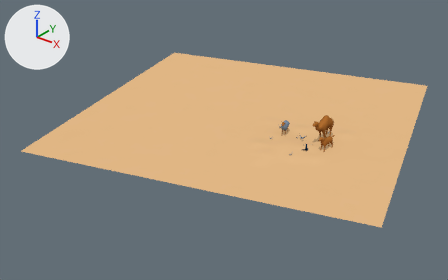
A saved change to the glTF model public/models/Home/3/scene.gltf.
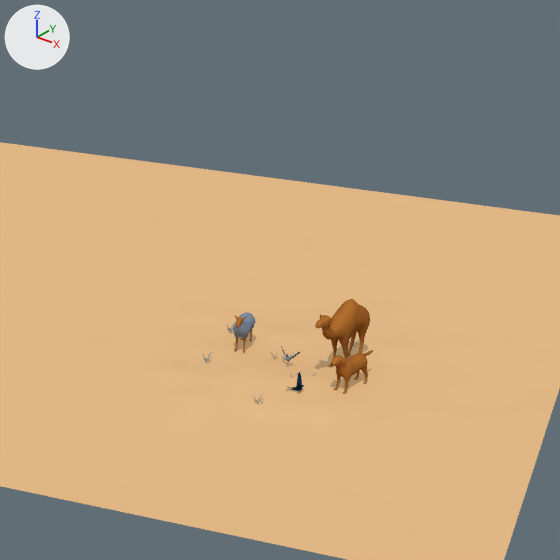
Old and new are each drawn whole from a 50 mm camera at (100304.0, -148601.0, 81216.0) aimed at (-12733.0, -7304.0, -6388.0) and again close up on the part from 43% to 91% of the width and 0% to 77% of the height. Lighting does not change. The marker at upper left points along +X, +Y and +Z. Where no turn or scale is listed for an object, it has been applied to the vertices.

Script lines for the objects in view, before the commit:
```python
ob_droma_droma_0 = bpy.data.objects.new('droma_droma_0', me_droma_droma_0)
ob_droma_droma_0.location = (18808.0, 0.0, 4089.0)
ob_hiron_hiron_0 = bpy.data.objects.new('hiron_hiron_0', me_hiron_hiron_0)
ob_hiron_hiron_0.location = (18485.0, -8167.0, 223.0)
ob_labrador_labrador_0 = bpy.data.objects.new('labrador_labrador_0', me_labrador_labrador_0)
ob_labrador_labrador_0.location = (22158.0, -3812.0, 1746.0)
ob_mouton_mouton_0 = bpy.data.objects.new('mouton_mouton_0', me_mouton_mouton_0)
ob_mouton_mouton_0.location = (7242.0, -2720.0, 2074.0)
ob_pigeon_pigeon_0 = bpy.data.objects.new('pigeon_pigeon_0', me_pigeon_pigeon_0)
ob_pigeon_pigeon_0.location = (14194.0, -3587.0, 1093.0)
ob_plane_plane_0 = bpy.data.objects.new('Plane_Plane_0', me_plane_plane_0)
ob_plane_plane_0.location = (-10627.0, 2545.0, -265.0)
```
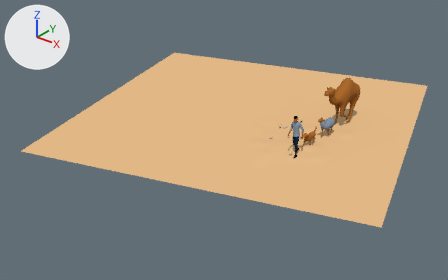
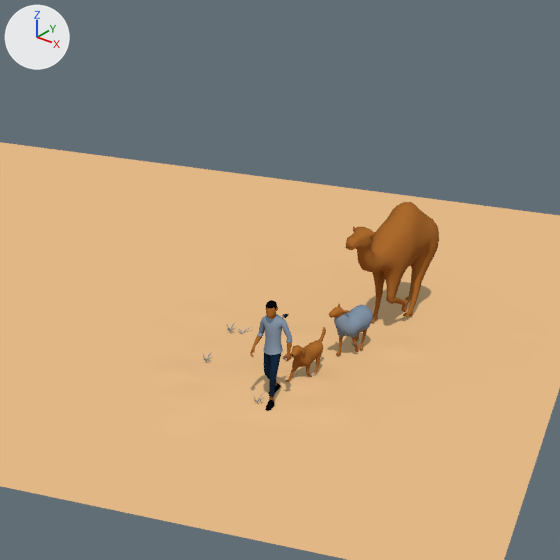
The change, as a diff of the scene's bpy script:
```diff
--- a/public/models/Home/3/scene.gltf.py
+++ b/public/models/Home/3/scene.gltf.py
@@ mat_plane_1 @@
+mat_plane_1 = bpy.data.materials.new('Plane.1')
+# uses the picture img_plane_1_basecolor_jpeg
@@ mat_cheveux_1 @@
+mat_cheveux_1 = bpy.data.materials.new('cheveux.1')
+# uses the picture img_cheveux_1_basecolor_jpeg
@@ mat_mouton_1 @@
+mat_mouton_1 = bpy.data.materials.new('mouton.1')
+# uses the picture img_mouton_1_basecolor_jpeg
@@ mat_dromadaire_1 @@
+mat_dromadaire_1 = bpy.data.materials.new('dromadaire.1')
+# uses the picture img_dromadaire_1_basecolor_jpeg
@@ mat_labrador_1 @@
+mat_labrador_1 = bpy.data.materials.new('labrador.1')
+# uses the picture img_labrador_1_basecolor_jpeg
@@ me_plane_plane_0 @@
 me_plane_plane_0.from_pydata(...)  # 2601 vertices, 5000 faces; spans x -63675.0..63675.0, y -62467.0..62467.0, z 0.0..442.0
-me_plane_plane_0.materials.append(mat_plane)
+me_plane_plane_0.materials.append(mat_plane_1)
@@ ob_pigeon_pigeon_0 @@
-ob_pigeon_pigeon_0 = bpy.data.objects.new('pigeon_pigeon_0', me_pigeon_pigeon_0)
@@ ob_mouton_mouton_0 @@
-ob_mouton_mouton_0 = bpy.data.objects.new('mouton_mouton_0', me_mouton_mouton_0)
@@ ob_labrador_labrador_0 @@
-ob_labrador_labrador_0 = bpy.data.objects.new('labrador_labrador_0', me_labrador_labrador_0)
@@ ob_hiron_hiron_0 @@
-ob_hiron_hiron_0 = bpy.data.objects.new('hiron_hiron_0', me_hiron_hiron_0)
@@ ob_droma_droma_0 @@
-ob_droma_droma_0 = bpy.data.objects.new('droma_droma_0', me_droma_droma_0)
@@ ob_cheveux_1_cheveux_1_0 @@
+ob_cheveux_1_cheveux_1_0 = bpy.data.objects.new('cheveux_1_cheveux.1_0', me_cheveux_1_cheveux_1_0)  # 2458 vertices, 4828 faces; spans x -1582.0..2188.0, y -2332.0..2555.0, z -8.0..12340.0
+ob_cheveux_1_cheveux_1_0.location = (17031.0, -12229.0, -47.0)
@@ ob_mouton_1_mouton_1_0 @@
+ob_mouton_1_mouton_1_0 = bpy.data.objects.new('mouton_1_mouton.1_0', me_mouton_1_mouton_1_0)  # 624 vertices, 1244 faces; spans x 3889.0..7048.0, y 6982.0..14649.0, z 0.0..6520.0
+ob_mouton_1_mouton_1_0.location = (12193.0, -6549.0, -47.0)
@@ ob_dromadaire_1_dromadaire_1_0 @@
+ob_dromadaire_1_dromadaire_1_0 = bpy.data.objects.new('dromadaire_1_dromadaire.1_0', me_dromadaire_1_dromadaire_1_0)  # 1080 vertices, 2156 faces; spans x -2565.0..2506.0, y -17856.0..3160.0, z -3.0..14849.0
+ob_dromadaire_1_dromadaire_1_0.location = (17031.0, 21146.0, -47.0)
@@ ob_labrador_1_labrador_1_0 @@
+ob_labrador_1_labrador_1_0 = bpy.data.objects.new('labrador_1_labrador.1_0', me_labrador_1_labrador_1_0)  # 884 vertices, 1764 faces; spans x -849.0..969.0, y 4139.0..11560.0, z -21.0..5016.0
+ob_labrador_1_labrador_1_0.location = (17031.0, -12229.0, -47.0)
```

What differs and where, as boxes [x1, y1, x2, y2] in the close-ups (560 x 560 px):
'dromadaire_1_dromadaire.1_0', added
    after: [345, 202, 439, 323]
'droma_droma_0', deleted
    before: [315, 299, 370, 367]
'cheveux_1_cheveux.1_0', added
    after: [250, 300, 292, 411]
'mouton_1_mouton.1_0', added
    after: [329, 303, 373, 356]
'labrador_labrador_0', deleted
    before: [331, 350, 373, 394]
'labrador_1_labrador.1_0', added
    after: [286, 327, 326, 382]
'mouton_mouton_0', deleted
    before: [233, 312, 255, 352]
'hiron_hiron_0', deleted
    before: [288, 372, 304, 393]
'pigeon_pigeon_0', deleted
    before: [281, 346, 300, 364]
